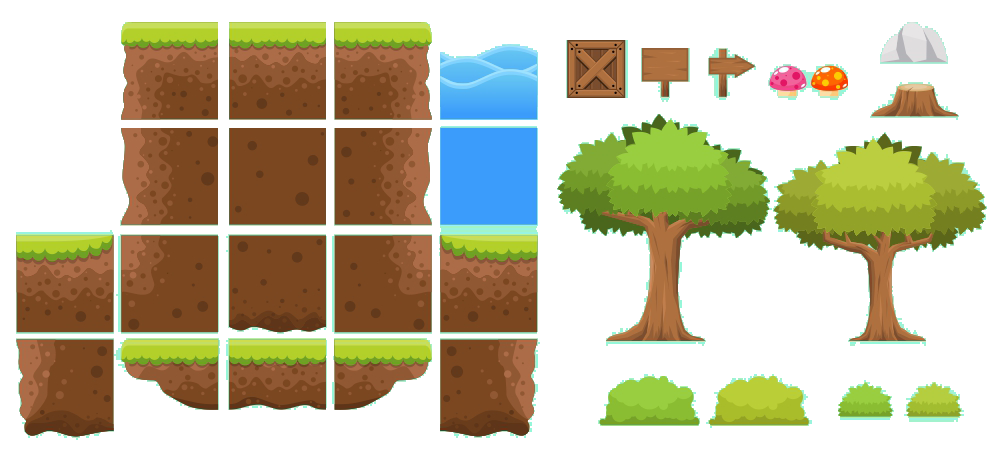
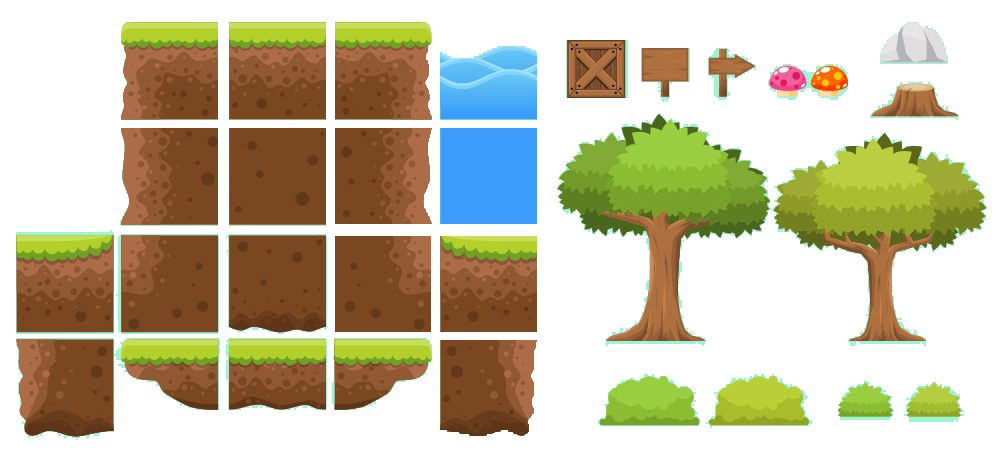
Revision of a layered 1000x459 image; what changed, layer by layer:
painted on "Layer 0" over 332, 22, 540, 438
